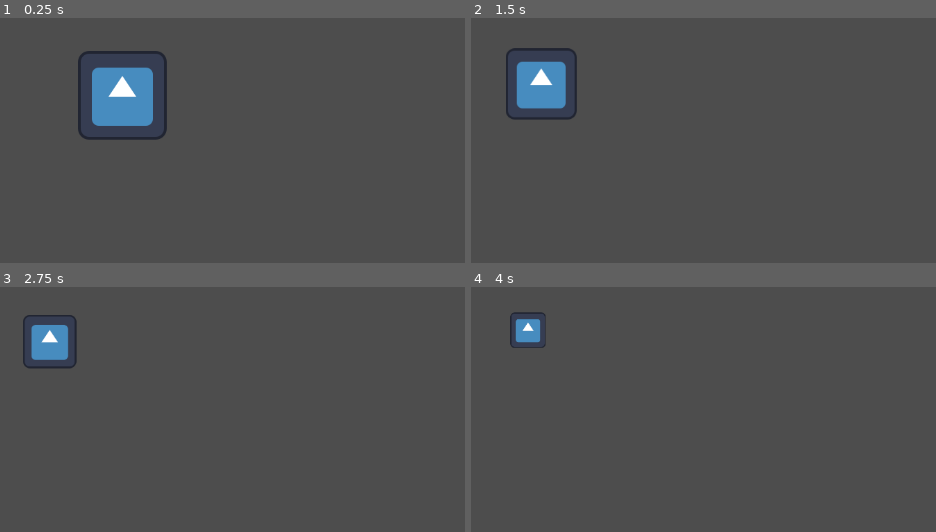
Above: before the commit, frames 1-4 (two rows, left to right).
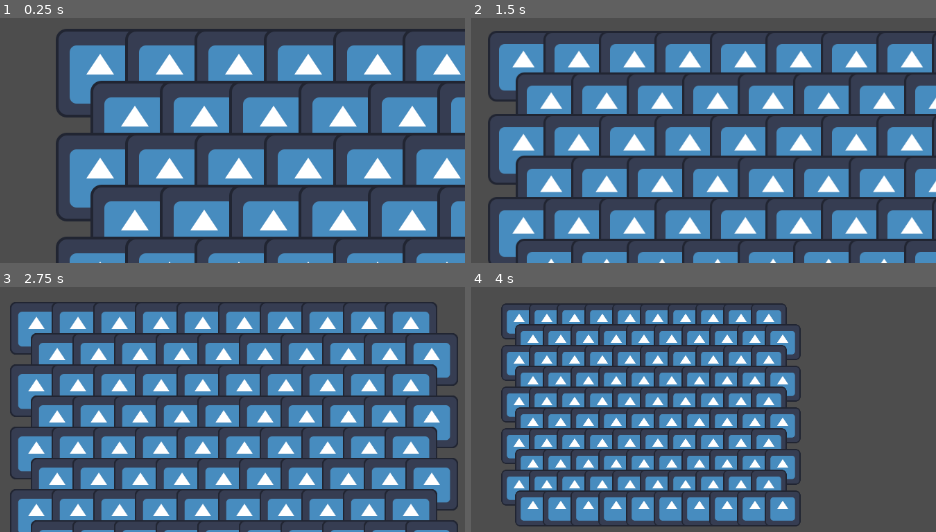
Above: after the commit, the same moments.

Repository: CiaranWoodward/LD54
Game: Godot game, scene res://Level.tscn
The game is run twice, just before and just after one commit, with the same random seed, the same clock (stepped at 60 frames per second) and the same inputs. The engine's default icon, where the game draws it, is replaced by a stand-in: a white triangle on a blue panel in a dark square.
Inputs (mouse positions are in pixels of both pictures, inside the frame that each line leads up to):
- Up to frame 1 (0.25 s): no input
- Up to frame 2 (1.5 s): tap Enter at 0.5 s; move the mouse to (outside the picture) at 0.52 s; hold Right (ui_right) 0.53-1.25 s; hold Mouse wheel up (zoom_in) 0.53-1.25 s; click (outside the picture) at 0.67 s; drag from (outside the picture) to (494, 128) at 1.27 s
- Up to frame 3 (2.75 s): tap Space at 2 s; move the mouse to (outside the picture) at 2.02 s; hold Right (ui_right) from 2.03 s (still down); hold Mouse wheel up (zoom_in) from 2.03 s (still down)
- Up to frame 4 (4 s): release Right (ui_right) at 2.75 s; release Mouse wheel up (zoom_in) at 2.75 s; drag from (494, 397) to (outside the picture) at 2.77 s; tap Enter at 3.5 s; move the mouse to (777, 375) at 3.52 s; hold Left (ui_left) from 3.53 s (still down); hold Mouse wheel up (zoom_in) from 3.53 s (still down)

The runs differ from the first frame. In frame 1, 52% of the frame differs, in the area x 12-100%, y 4-100%; in frame 2, 58%, in the area x 3-100%, y 5-100%; in frame 3, 57%; in frame 4, 39%.

Commit message:
Add some base structure for tiles & plants

Diff:
--- /dev/null
+++ b/GardenTiles.gd
@@ -0,0 +1,23 @@
+extends TileMap
+
+@export var dimensions = Vector2i(10,10)
+
+var _tile_map = {}
+
+# Called when the node enters the scene tree for the first time.
+func _ready():
+	var tileScene = preload("res://Tiles/plant_tile.tscn")
+	for x in range (dimensions.x):
+		for y in range (dimensions.y):
+			var newTile = tileScene.instantiate()
+			var pos = Vector2i(x, y)
+			newTile.position = self.map_to_local(pos)
+			add_child(newTile)
+			_tile_map[pos] = newTile
+
+func get_plant_tile(coords : Vector2i):
+	return _tile_map[coords]
+
+# Called every frame. 'delta' is the elapsed time since the previous frame.
+func _process(delta):
+	pass
--- a/Level.tscn
+++ b/Level.tscn
@@ -1,20 +1,27 @@
-[gd_scene load_steps=4 format=3 uid="uid://b6y8ec8tar23r"]
+[gd_scene load_steps=6 format=3 uid="uid://b6y8ec8tar23r"]
 
+[ext_resource type="Script" path="res://GardenTiles.gd" id="1_5n8ii"]
 [ext_resource type="Texture2D" uid="uid://bn7nems70jqgr" path="res://icon.svg" id="1_k5ldj"]
 [ext_resource type="Script" path="res://PlayerCam.gd" id="2_hoiau"]
 
+[sub_resource type="TileSetAtlasSource" id="TileSetAtlasSource_golho"]
+texture = ExtResource("1_k5ldj")
+margins = Vector2i(15, 15)
+texture_region_size = Vector2i(100, 100)
+0:0/0 = 0
+
 [sub_resource type="TileSet" id="TileSet_rukn1"]
 tile_shape = 3
+tile_size = Vector2i(100, 100)
+sources/0 = SubResource("TileSetAtlasSource_golho")
 
 [node name="Level" type="Node2D"]
 
-[node name="TileMap" type="TileMap" parent="."]
+[node name="GardenTiles" type="TileMap" parent="."]
+y_sort_enabled = true
 tile_set = SubResource("TileSet_rukn1")
 format = 2
-
-[node name="Sprite2D" type="Sprite2D" parent="."]
-position = Vector2(82, 82)
-texture = ExtResource("1_k5ldj")
+script = ExtResource("1_5n8ii")
 
 [node name="PlayerCam" type="Camera2D" parent="."]
 script = ExtResource("2_hoiau")
--- /dev/null
+++ b/Plants/BasePlant.gd
@@ -0,0 +1,42 @@
+class_name BasePlant
+extends Node2D
+
+enum Status { DEAD, GROWING, HARVESTABLE }
+
+var status : Status = Status.GROWING
+var age : int = 0
+var parent_tile : PlantTile = null
+
+# Called when the node enters the scene tree for the first time.
+func _ready():
+	pass # Replace with function body.
+
+# Called every frame. 'delta' is the elapsed time since the previous frame.
+func _process(delta):
+	pass
+
+## Harvest the fruit (Might also destroy for some plants)
+func harvest():
+	pass
+
+## Destroy the plant (Also harvests anything harvestable)
+func destroy():
+	pass
+
+## Run the plant logic, which might affect neighboring tiles
+func tick():
+	age += 1
+
+## Can this plant be sown on this tile
+func can_sow(tile : PlantTile) -> bool:
+	if (tile.is_occupied()):
+			return false
+	return true
+
+## Attempt to sow a seed on a tile, returns false if unsuccessful
+func sow(tile : PlantTile) -> bool:
+	if !can_sow(tile):
+		return false
+	tile.child_plant = self
+	parent_tile = tile
+	return true
--- /dev/null
+++ b/Plants/Flower.gd
@@ -0,0 +1,29 @@
+extends BasePlant
+
+## How long until the plant is fully grown
+@export var time_to_grow = 3
+@export var time_to_dead = 6
+
+func _ready():
+	pass
+
+func harvest():
+	destroy()
+
+func destroy():
+	pass
+
+func tick():
+	super()
+	if status != Status.DEAD:
+		parent_tile.fertility += 2
+	if age > time_to_dead:
+		status = Status.DEAD
+	elif age > time_to_grow:
+		status = Status.HARVESTABLE
+
+func can_sow(tile : PlantTile) -> bool:
+	return super(tile)
+
+func sow(tile : PlantTile) -> bool:
+	return super(tile)
--- /dev/null
+++ b/Plants/Flower.tscn
@@ -0,0 +1,6 @@
+[gd_scene load_steps=2 format=3 uid="uid://c8xwku2rgn7i8"]
+
+[ext_resource type="Script" path="res://Plants/Flower.gd" id="1_3fli0"]
+
+[node name="Flower" type="Node2D"]
+script = ExtResource("1_3fli0")
--- a/PlayerCam.gd
+++ b/PlayerCam.gd
@@ -19,6 +19,7 @@
 var dragging = false
 var rezoom = false
 
+## Maximum camera position
 @export var MaxPos : Vector2 = Vector2(1000, 1000)
 
 # Called when the node enters the scene tree for the first time.
--- /dev/null
+++ b/Tiles/plant_tile.gd
@@ -0,0 +1,30 @@
+class_name PlantTile
+extends Node2D
+
+const MAX_FERTILITY = 10
+
+var fertility : int = 2 : set = set_fertile
+var child_plant = null
+
+# Called when the node enters the scene tree for the first time.
+func _ready():
+	pass # Replace with function body.
+
+func get_child_plant():
+	return null
+
+func set_fertile(newFertile):
+	if fertility > MAX_FERTILITY:
+		fertility = MAX_FERTILITY
+	if fertility < 0:
+		fertility = 0
+
+func is_fertile() -> bool:
+	return (fertility > 5)
+
+func is_occupied() -> bool:
+	return is_instance_valid(child_plant)
+
+# Called every frame. 'delta' is the elapsed time since the previous frame.
+func _process(delta):
+	pass
--- /dev/null
+++ b/Tiles/plant_tile.tscn
@@ -0,0 +1,10 @@
+[gd_scene load_steps=3 format=3 uid="uid://pu847djr5b2l"]
+
+[ext_resource type="Script" path="res://Tiles/plant_tile.gd" id="1_de4tv"]
+[ext_resource type="Texture2D" uid="uid://bn7nems70jqgr" path="res://icon.svg" id="1_sn4ht"]
+
+[node name="PlantTile" type="Node2D"]
+script = ExtResource("1_de4tv")
+
+[node name="Background" type="Sprite2D" parent="."]
+texture = ExtResource("1_sn4ht")
